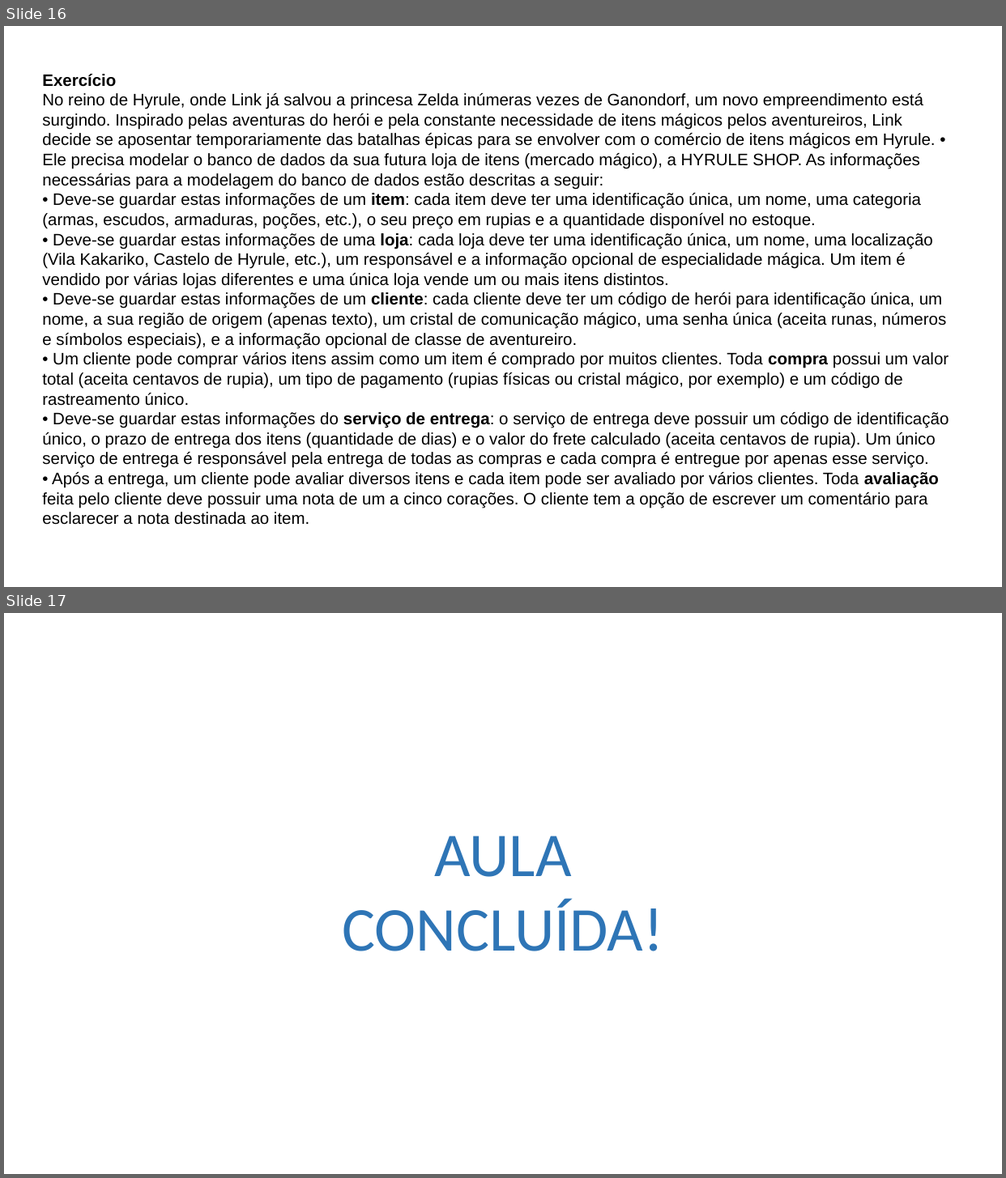
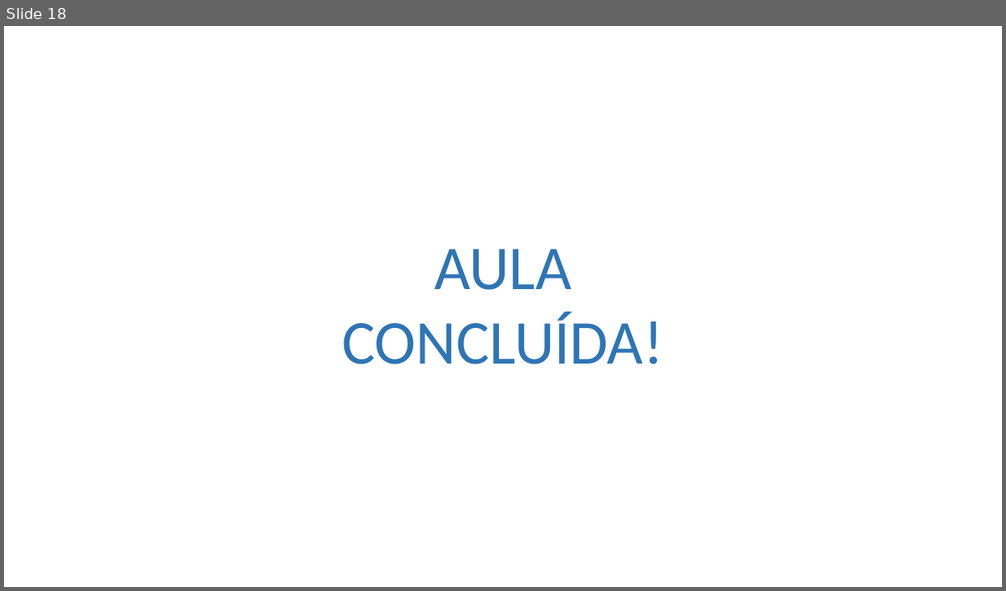
Before and after one commit to Felipe-Tagawa/C07-Monitoria, a slide deck: Aula 4/Models.pptx. Shown one above the other, each under a label of ours: slides 16 and 17 before the commit, slide 18 after it. The pictures are 1006x1178 and 1006x591 pixels, drawn with LibreOffice and Linux fonts; fonts in the diff are those of the drawing; background and template pictures are left out. Boxes give left, top, right and bottom in pixels: in the first picture for what was removed or moved away, otherwise in the second. Text is boxed around its words. In the diff, an @@ line names an element or a change of style, - is before the commit and + after.

```diff
--- a/Aula 4/Models.pptx
+++ b/Aula 4/Models.pptx
@@ slide 16 removed at <box>4,26,1002,587</box>, background picture (left out) @@
@@ text removed at <box>42,74,949,525</box> @@
-Exercício
-No reino de Hyrule, onde Link já salvou a princesa Zelda inúmeras vezes de Ganondorf, um novo empreendimento está surgindo. Inspirado pelas aventuras do herói e pela constante necessidade de itens mágicos pelos aventureiros, Link decide se aposentar temporariamente das batalhas épicas para se envolver com o comércio de itens mágicos em Hyrule. • Ele precisa modelar o banco de dados da sua futura loja de itens (mercado mágico), a HYRULE SHOP. As informações necessárias para a modelagem do banco de dados estão descritas a seguir:
-• Deve-se guardar estas informações de um item: cada item deve ter uma identificação única, um nome, uma categoria (armas, escudos, armaduras, poções, etc.), o seu preço em rupias e a quantidade disponível no estoque.
-• Deve-se guardar estas informações de uma loja: cada loja deve ter uma identificação única, um nome, uma localização (Vila Kakariko, Castelo de Hyrule, etc.), um responsável e a informação opcional de especialidade mágica. Um item é vendido por várias lojas diferentes e uma única loja vende um ou mais itens distintos.
-• Deve-se guardar estas informações de um cliente: cada cliente deve ter um código de herói para identificação única, um nome, a sua região de origem (apenas texto), um cristal de comunicação mágico, uma senha única (aceita runas, números e símbolos especiais), e a informação opcional de classe de aventureiro.
-• Um cliente pode comprar vários itens assim como um item é comprado por muitos clientes. Toda compra possui um valor total (aceita centavos de rupia), um tipo de pagamento (rupias físicas ou cristal mágico, por exemplo) e um código de rastreamento único.
-• Deve-se guardar estas informações do serviço de entrega: o serviço de entrega deve possuir um código de identificação único, o prazo de entrega dos itens (quantidade de dias) e o valor do frete calculado (aceita centavos de rupia). Um único serviço de entrega é responsável pela entrega de todas as compras e cada compra é entregue por apenas esse serviço.
-• Após a entrega, um cliente pode avaliar diversos itens e cada item pode ser avaliado por vários clientes. Toda avaliação feita pelo cliente deve possuir uma nota de um a cinco corações. O cliente tem a opção de escrever um comentário para esclarecer a nota destinada ao item.
@@ what was slide 17 is now slide 18 @@
```
Also in this commit, not shown: 4 slides changed, 3 slides added, 1 other slide removed, 2 other files.
